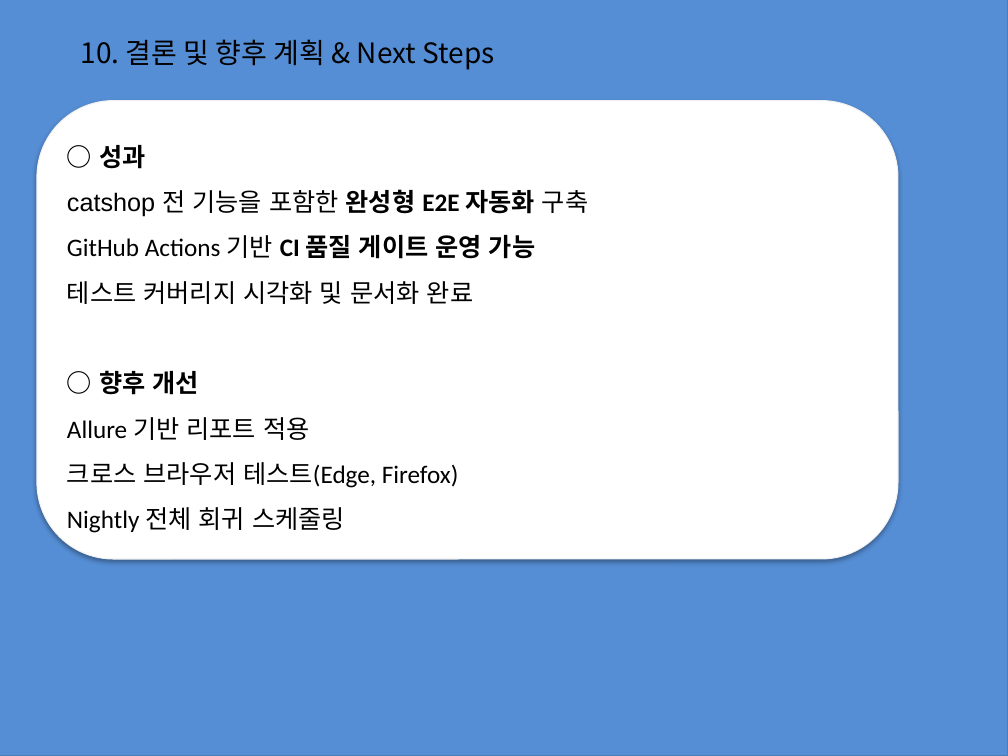
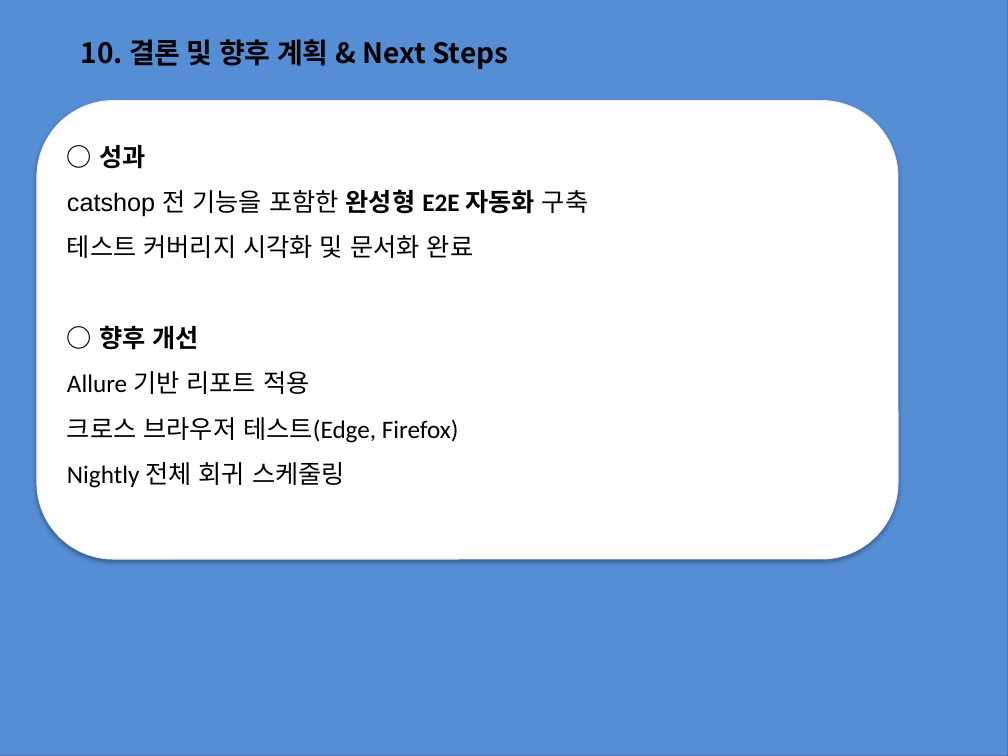
Before and after one commit to jwbaik98/project, a slide deck: slide 23 of 2조 프로젝트 과제(제작중).pptx. Drawn at 1008x756 pixels with LibreOffice and Linux fonts; fonts in the diff are those of the drawing. Boxes give left, top, right and bottom in pixels: in the first picture for what was removed or moved away, otherwise in the second. Text is boxed around its words. In the diff, an @@ line names an element or a change of style, - is before the commit and + after.

```diff
--- a/2조 프로젝트 과제(제작중).pptx
+++ b/2조 프로젝트 과제(제작중).pptx
@@ text "10. 결론 및 향후 계획 ..." at (x1=80, y1=39, x2=508, y2=69): bold on @@
@@ text at (x1=67, y1=235, x2=535, y2=259): paragraph removed @@
-GitHub Actions 기반 CI 품질 게이트 운영 가능
```
Also in this commit, not shown: 8 other slides changed.
